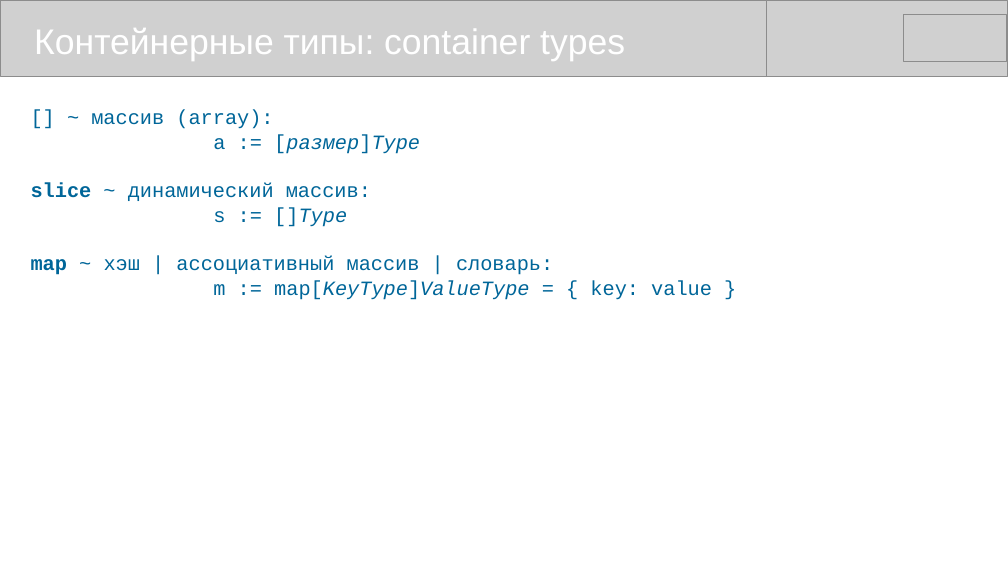
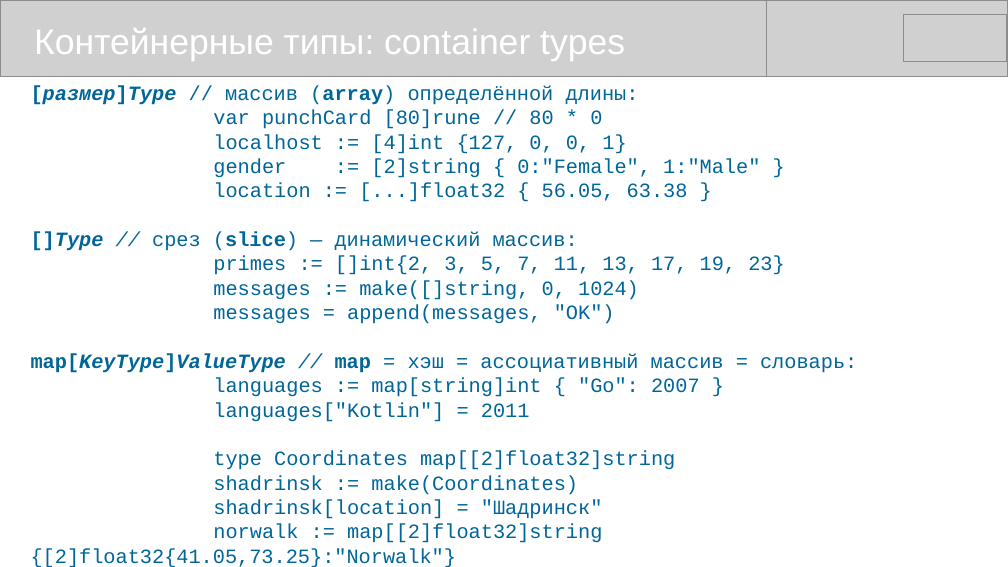
Before and after one commit to mike-shock/Go_language, a slide deck: slide 24 of Go_Review.odp. Drawn at 1008x567 pixels with LibreOffice and Linux fonts; fonts in the diff are those of the drawing; grey boxes stand for pictures. Boxes give left, top, right and bottom in pixels: in the first picture for what was removed or moved away, otherwise in the second. Text is boxed around its words. In the diff, an @@ line names an element or a change of style, - is before the commit and + after.

```diff
--- a/Go_Review.odp
+++ b/Go_Review.odp
@@ text at [31,85,857,543]: text changed @@
-[] ~ массив (array):
-a := [размер]Type
-slice ~ динамический массив:
-s := []Type
-map ~ хэш | ассоциативный массив | словарь:
-m := map[KeyType]ValueType = { key: value }
+[размер]Type // массив (array) определённой длины:
+var punchCard [80]rune // 80 * 0
+localhost := [4]int {127, 0, 0, 1}
+gender := [2]string { 0:"Female", 1:"Male" }
+location := [...]float32 { 56.05, 63.38 }
+[]Type // срез (slice) — динамический массив:
+primes := []int{2, 3, 5, 7, 11, 13, 17, 19, 23}
+messages := make([]string, 0, 1024)
+messages = append(messages, "OK")
+map[KeyType]ValueType // map = хэш = ассоциативный массив = словарь:
+languages := map[string]int { "Go": 2007 }
+languages["Kotlin"] = 2011
+type Coordinates map[[2]float32]string
+shadrinsk := make(Coordinates)
+shadrinsk[location] = "Шадринск"
+norwalk := map[[2]float32]string {[2]float32{41.05,73.25}:"Norwalk"}
```
Also in this commit, not shown: 7 other slides changed, 1 slide added, 2 other files.
